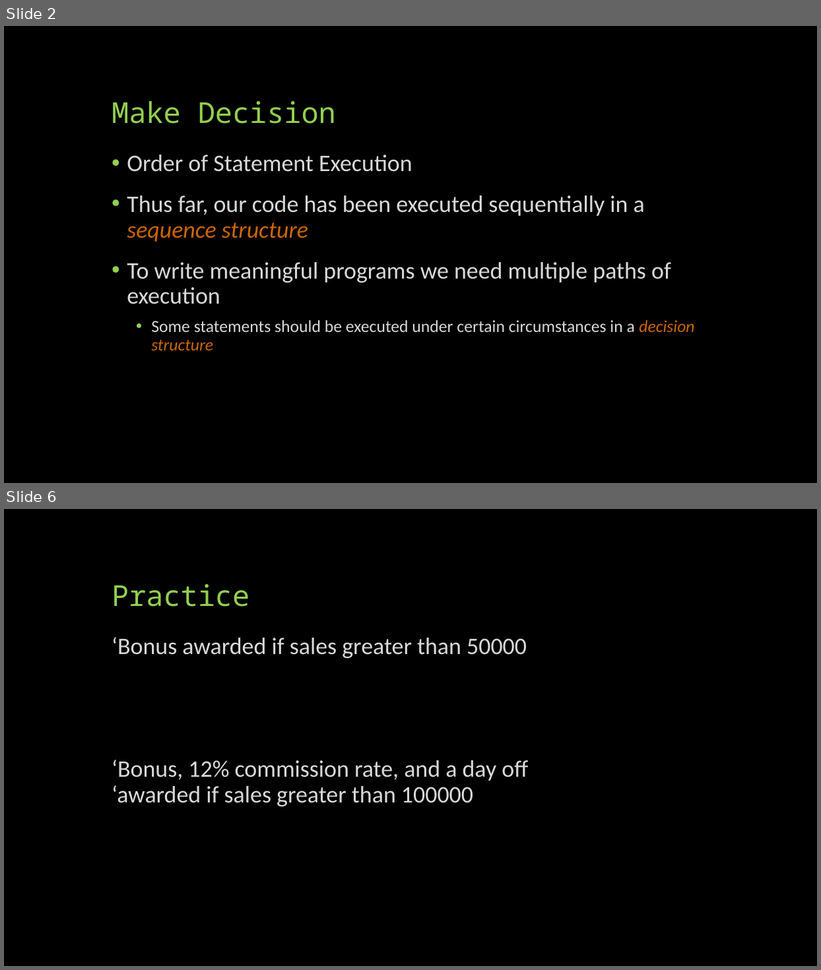
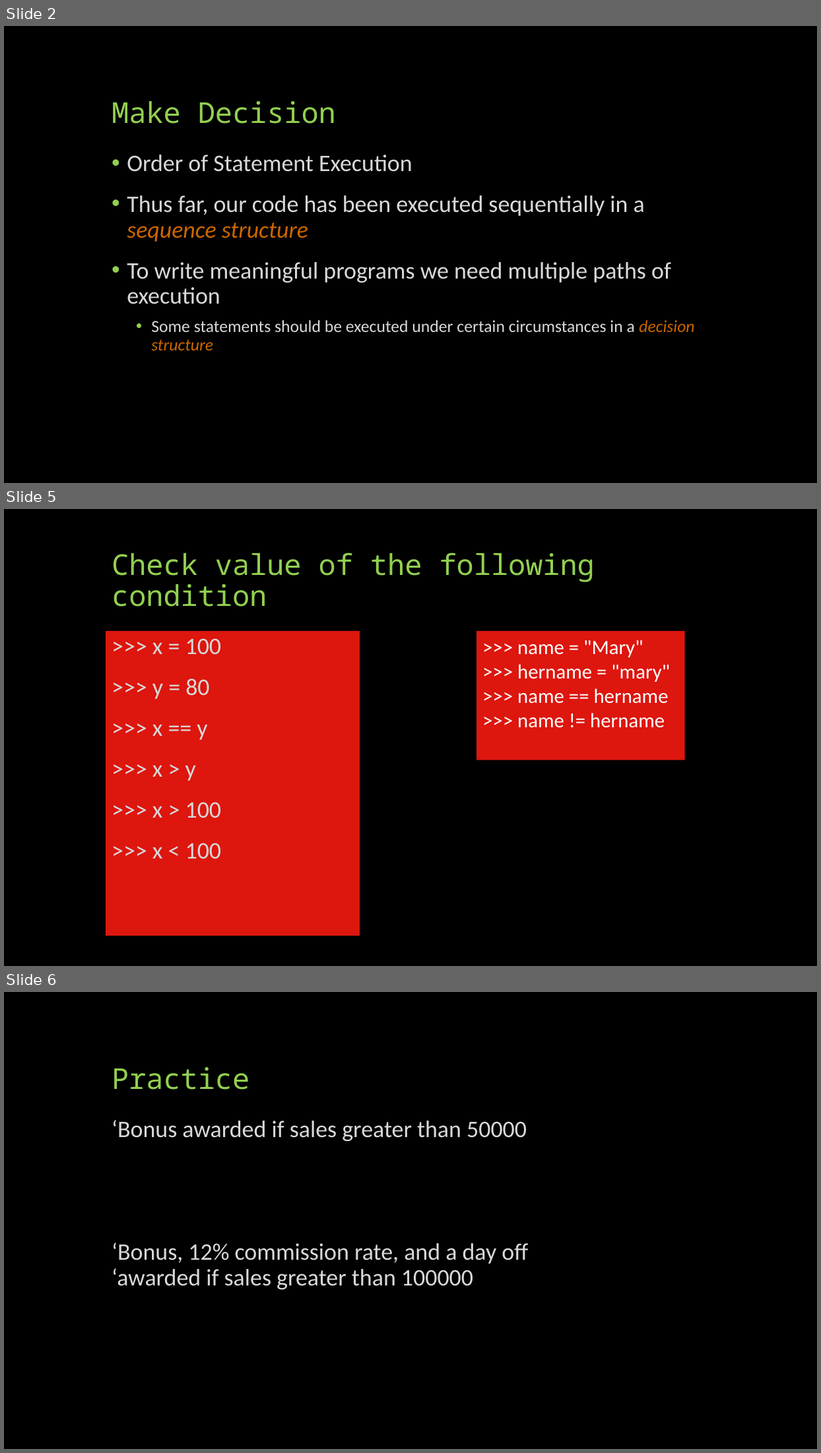
Before and after one commit to yilianz/CSCI125, a slide deck: LectureNotes/PythonControlStructure.pptx. Shown one above the other, each under a label of ours: slides 2 and 6 before the commit, slides 2, 5 and 6 after it; the slides between them are not shown. The pictures are 821x970 and 821x1453 pixels, drawn with LibreOffice and Linux fonts; fonts in the diff are those of the drawing. Boxes give left, top, right and bottom in pixels: in the first picture for what was removed or moved away, otherwise in the second. Text is boxed around its words. In the diff, an @@ line names an element or a change of style, - is before the commit and + after.

```diff
--- a/LectureNotes/PythonControlStructure.pptx
+++ b/LectureNotes/PythonControlStructure.pptx
@@ slide 5 added at box(4, 509, 817, 966), background #000000 @@
@@ title added at box(112, 553, 595, 607), 34 pt, text #92D050 @@
+Check value of the following condition
@@ text added at box(106, 631, 360, 936), fill #DD160E, 28 pt, text #D9D9D9 @@
+>>> x = 100
+>>> y = 80
+>>> x == y
+>>> x > y
+>>> x > 100
+>>> x < 100
@@ rectangle added at box(477, 631, 685, 760), fill #DD160E, 24 pt, text #FFFFFF @@
+>>> name = "Mary"
+>>> hername = "mary"
+>>> name == hername
+>>> name != hername
```
Also in this commit, not shown: 5 slides changed, 9 other slides added, 2 other files.
